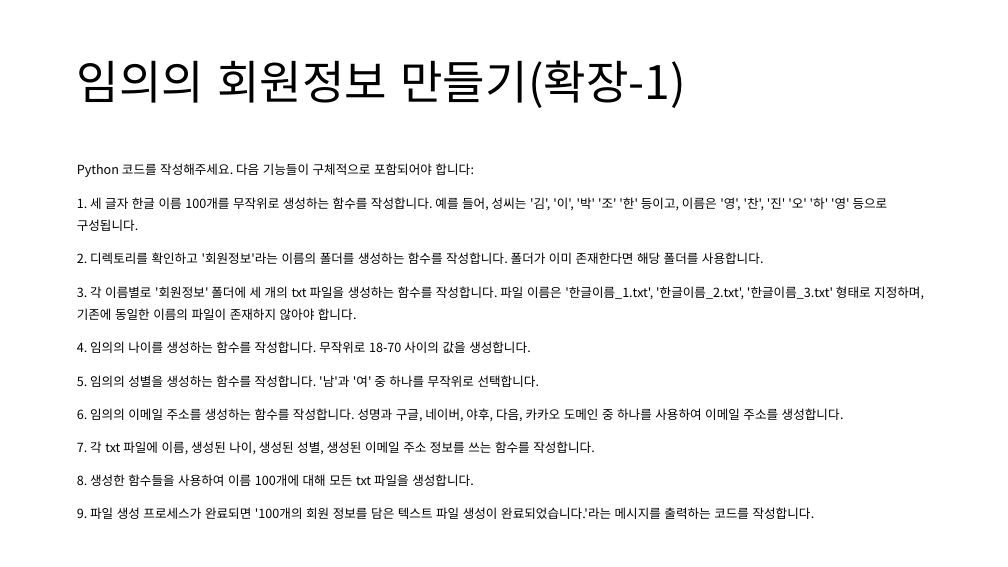
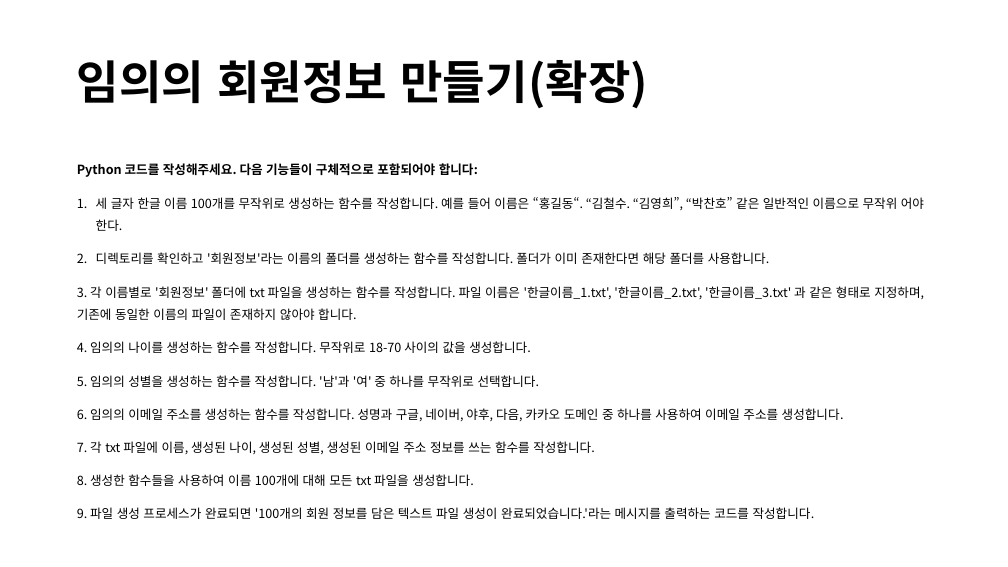
Before and after one commit to lolsaless/Python, a slide deck: slide 9 of 프롬프트 시연.pptx (slide 8 before the commit). Drawn at 1008x567 pixels with LibreOffice and Linux fonts; fonts in the diff are those of the drawing. Boxes give left, top, right and bottom in pixels: in the first picture for what was removed or moved away, otherwise in the second. Text is boxed around its words. In the diff, an @@ line names an element or a change of style, - is before the commit and + after.

```diff
--- a/프롬프트 시연.pptx
+++ b/프롬프트 시연.pptx
@@ title at (77, 60, 648, 108): text changed; bold on @@
-임의의 회원정보 만들기(확장-1)
+임의의 회원정보 만들기(확장)
@@ text at (77, 163, 478, 177): bold on in "Python 코드를 작성해주세요. 다음 기능들이 구체적으로 포함되어야 ..." @@
@@ text at (77, 197, 924, 320): text changed @@
-1. 세 글자 한글 이름 100개를 무작위로 생성하는 함수를 작성합니다. 예를 들어, 성씨는 '김', '이', '박' '조' '한' 등이고, 이름은 '영', '찬', '진' '오' '하' '영' 등으로 구성됩니다.
-2. 디렉토리를 확인하고 '회원정보'라는 이름의 폴더를 생성하는 함수를 작성합니다. 폴더가 이미 존재한다면 해당 폴더를 사용합니다.
-3. 각 이름별로 '회원정보' 폴더에 세 개의 txt 파일을 생성하는 함수를 작성합니다. 파일 이름은 '한글이름_1.txt', '한글이름_2.txt', '한글이름_3.txt' 형태로 지정하며, 기존에 동일한 이름의 파일이 존재하지 않아야 합니다.
+1. 세 글자 한글 이름 100개를 무작위로 생성하는 함수를 작성합니다. 예를 들어 이름은 “홍길동“. “김철수. “김영희”, “박찬호” 같은 일반적인 이름으로 무작위 어야 한다.
+2. 디렉토리를 확인하고 '회원정보'라는 이름의 폴더를 생성하는 함수를 작성합니다. 폴더가 이미 존재한다면 해당 폴더를 사용합니다.
+3. 각 이름별로 '회원정보' 폴더에 txt 파일을 생성하는 함수를 작성합니다. 파일 이름은 '한글이름_1.txt', '한글이름_2.txt', '한글이름_3.txt' 과 같은 형태로 지정하며, 기존에 동일한 이름의 파일이 존재하지 않아야 합니다.
```
Also in this commit, not shown: 12 other slides changed, 1 slide added, 2 slides removed.
